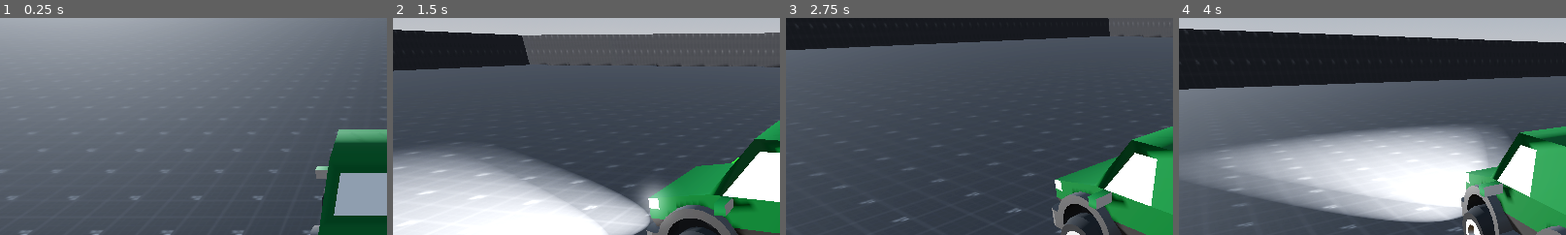
Above: before the commit, frames 1-4 (left to right).
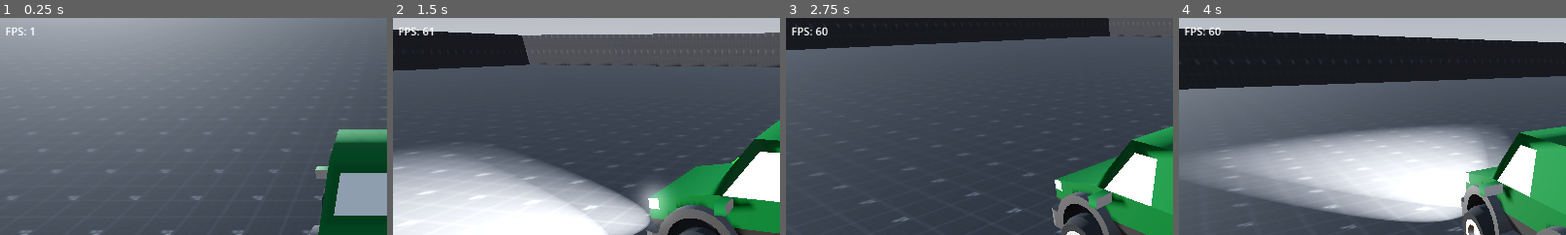
Above: after the commit, the same moments.

Repository: lluancarlo/CarPrototype
Game: Godot game, scene res://scenes/game.tscn
Same seed, same stepped clock (60 frames per second), same inputs: the game is played once before the commit and once after it.
Inputs (mouse positions are % of the whole screen's width and height, from its top left):
- Up to frame 1 (0.25 s): no input
- Up to frame 2 (1.5 s): tap Enter at 0.5 s; move the mouse to (72, 45) at 0.52 s; hold D (right) 0.53-1.28 s; tap E (light) at 0.6, 1.35 s; click (72, 45) at 0.67 s; move the mouse to (45, 50) at 1.27 s; hold W (forward) from 1.28 s (still down)
- Up to frame 3 (2.75 s): keep holding W (forward); move the mouse to (52, 48) at 2.02 s; tap E (light) at 2.1 s
- Up to frame 4 (4 s): keep holding W (forward); move the mouse to (49, 52) at 2.77 s; tap E (light) at 2.85, 3.6 s; click (49, 52) at 2.92 s; move the mouse to (57, 51) at 3.52 s
The pictures show only the part of the screen within x 0-50%, y 0-50%; the shares and areas given below are measured in that part.

The runs differ from the first frame. In frame 1, 0.1% of the frame differs, in the area x 1-9%, y 4-9%; in frame 2, 0.2%; in frame 3, 0.2%, in the area x 1-11%, y 4-9%; in frame 4, 0.2%.

Commit message:
Show FPS and first deploy config

Diff:
--- a/project.godot
+++ b/project.godot
@@ -10,7 +10,7 @@
 
 [application]
 
-config/name="CarGame"
+config/name="Car Prototype"
 run/main_scene="res://scenes/game.tscn"
 config/features=PackedStringArray("4.1", "Forward Plus")
 config/icon="res://icon.svg"
--- a/scenes/gui.gd
+++ b/scenes/gui.gd
@@ -3,7 +3,12 @@
 signal color_changing(color : Color)
 signal color_close()
 
+@onready var _fps := $FPS/Value as Label
 @onready var _change_color := $ChangeColor as Control
+
+
+func _process(_delta):
+	_fps.text = str(Engine.get_frames_per_second())
 
 
 func show_change_color(color : Color = Color.WHITE) -> void:
--- a/scenes/gui.tscn
+++ b/scenes/gui.tscn
@@ -66,5 +66,19 @@
 layout_mode = 2
 text = "Change Color"
 
+[node name="FPS" type="HBoxContainer" parent="."]
+layout_mode = 1
+offset_left = 8.0
+offset_right = 72.0
+offset_bottom = 40.0
+
+[node name="Label" type="Label" parent="FPS"]
+layout_mode = 2
+text = "FPS:"
+
+[node name="Value" type="Label" parent="FPS"]
+layout_mode = 2
+text = "000"
+
 [connection signal="color_changed" from="ChangeColor/VBox/ColorPicker" to="." method="_on_color_picker_color_changed"]
 [connection signal="pressed" from="ChangeColor/VBox/Button" to="." method="_on_button_pressed"]
Not shown, added: export_presets.cfg
Not shown, added: export/CarPrototype.console.exe
Not shown, added: export/CarPrototype.exe
Not shown, added: export/CarPrototype.pck
